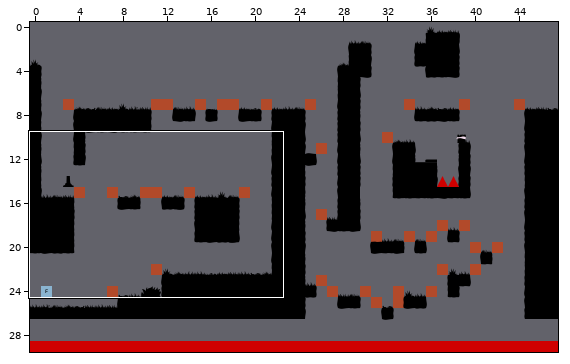
An edit to a level. Tiled map (JSON), maps/level_01.json. The first picture is a wide view before the edit; the outline marks the close-up.
Close-up. The starting point:
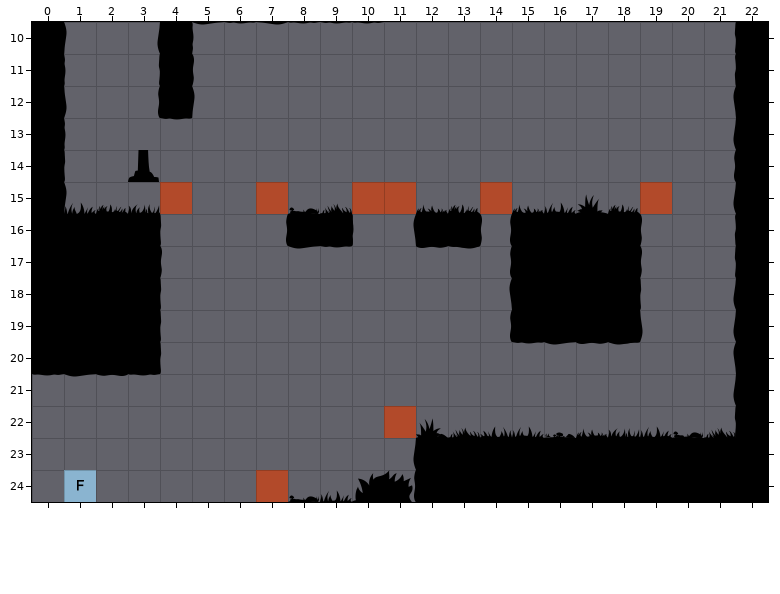
Cells are 64x64 px. Shown: x 0..22, y 10..24.
The same view after the edit:
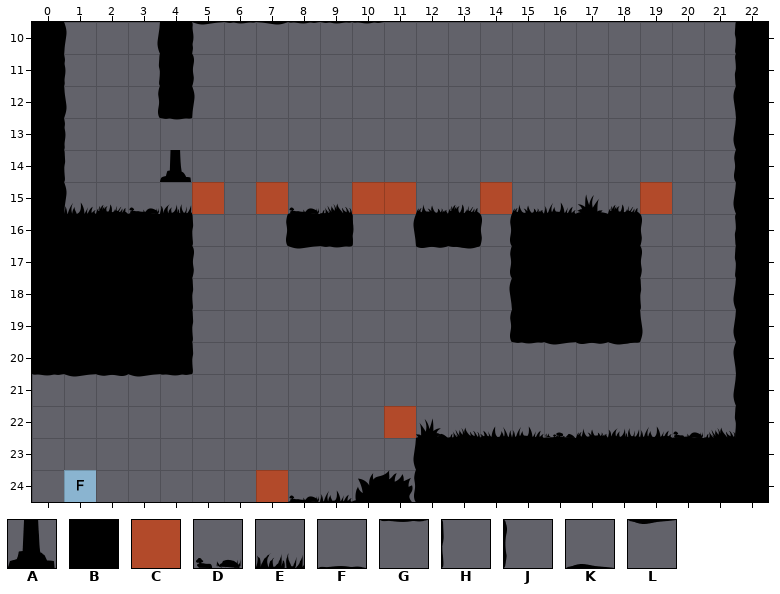
Key: from "tileset": A 47, B 78, C 81, D 120, E 158, F 159, G 159 flipped up-down, H 160 turned 90, J 161 turned 90, K 162, L 162 flipped up-down.
_ is an empty cell.
Objects are placed by their top-left corner, in cells (3,4 is the top-left corner of cell 3,4); size is 1x1 cell unless given.
What changed:
Layer "layer_limits":
y 15: x 4..5 C_ -> _C
Layer "layer_platforms":
y 16..20: x 4 _ -> B
Layer "layer_decos1":
y 15: x 3..4 F_ -> KF
y 19: x 4..5 H_ -> _H
y 21: x 3 _ -> L
Layer "layer_decos2":
y 15: x 3..4 E_ -> DE
y 16: x 4..5 H_ -> _H
y 17: x 4..5 J_ -> _J
y 18: x 4..5 H_ -> _H
y 20: x 4..5 H_ -> _H
y 21: x 3..4 G_ -> _G
Layer "Stake":
changed: A at 3,14 -> A at 4,14
